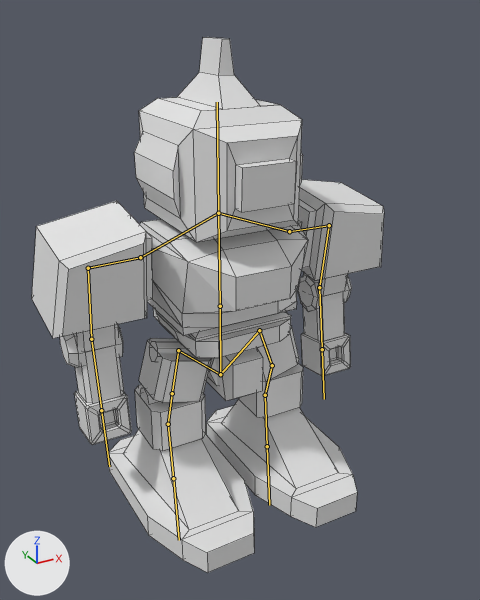
What one commit did to the Blender file Res/Robot.blend.
Camera for both pictures: a camera (50 mm lens) standing at (-4.52, -8.9, 7.72) and looking at (-0.07, -0.8, 3.67). Arrows for +X, +Y and +Z are at lower left; the lights stay in place. The bones that bend it are drawn over the model as lines. Mesh edges are drawn as thin lines.

Names of what the first picture shows: 'Robot'.
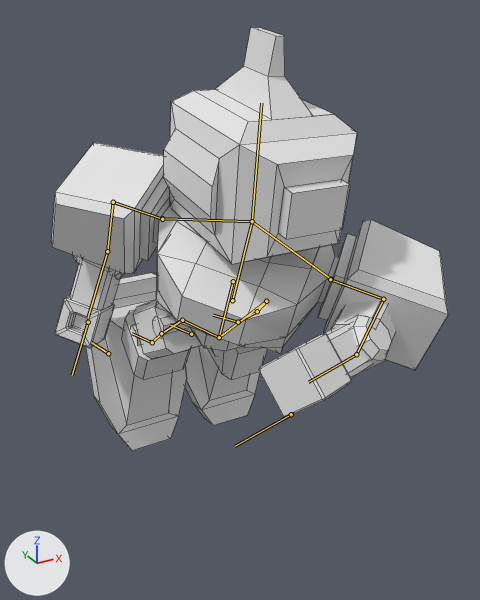
The newer file adds an action. The first version stands in its rest pose; the second is drawn at frame 1 of the action 'AirSlash_0'.

Changed parts and their boxes (x1, y1, x2, y2) in the pictures (480 x 600 px):
'Robot', posed: before (32, 37, 384, 573); after (51, 27, 448, 451)
bone 'Weist', root to tip: before (220, 306) to (220, 374); after (233, 281) to (219, 337)
bone 'Chest', root to tip: before (220, 306) to (218, 213); after (232, 300) to (252, 221)
bone 'Head', root to tip: before (218, 213) to (217, 102); after (252, 221) to (261, 103)
bone 'Foot_IK.R', root to tip: before (173, 478) to (179, 540); after (108, 353) to (91, 342)
bone 'Foot_IK.L', root to tip: before (267, 446) to (269, 505); after (191, 334) to (169, 324)
bone 'DownArm_IK.R', root to tip: before (101, 410) to (109, 466); after (88, 322) to (72, 375)
bone 'DownArm_IK.L', root to tip: before (322, 349) to (324, 399); after (291, 414) to (235, 446)

The edits, one by one:
Bone 'Weist' (bone_weist) moves from (0.0, 0.0, 0.0) to (0.0, -0.46, 0.6).
Bone 'Weist' (bone_weist) turns from (0, 0, 0) to (23, 0, 0) degrees about its own x, y and z.
Bone 'Chest' (bone_chest) moves from (0.0, 0.0, 0.0) to (0.0, -0.31, 0.11).
Bone 'Chest' (bone_chest) turns from (0, 0, 0) to (0, -45, 0) degrees about its own x, y and z.
Bone 'Head' (bone_head) turns from (0, 0, 0) to (-15, 45, 0) degrees about its own x, y and z.
Bone 'Foot_IK.R' (bone_foot_ik_r) moves from (0.0, 0.0, 0.0) to (0.01, -1.27, 3.21).
Bone 'Foot_IK.R' (bone_foot_ik_r) turns from (0, 0, 0) to (82, 0, 0) degrees about its own x, y and z.
Bone 'Foot_IK.L' (bone_foot_ik_l) moves from (0.0, 0.0, 0.0) to (-0.01, -1.27, 3.21).
Bone 'Foot_IK.L' (bone_foot_ik_l) turns from (0, 0, 0) to (82, 0, 0) degrees about its own x, y and z.
Bone 'DownArm_IK.R' (bone_downarm_ik_r) moves from (0.0, 0.0, 0.0) to (-0.27, -1.13, -1.16).
Bone 'DownArm_IK.R' (bone_downarm_ik_r) turns from (0, 0, 0) to (-9, 37, -28) degrees about its own x, y and z.
Bone 'DownArm_IK.L' (bone_downarm_ik_l) moves from (0.0, 0.0, 0.0) to (3.11, -1.09, 3.87).
Bone 'DownArm_IK.L' (bone_downarm_ik_l) turns from (0, 0, 0) to (143, 49, 55) degrees about its own x, y and z.
